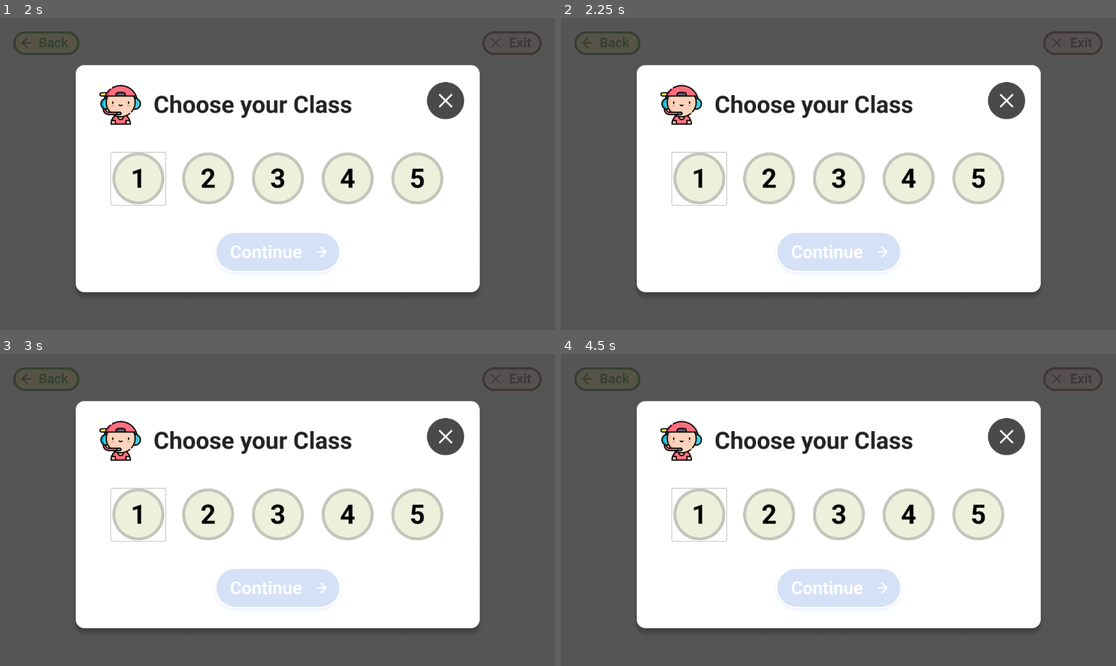
Above: before the commit, frames 1-4 (two rows, left to right).
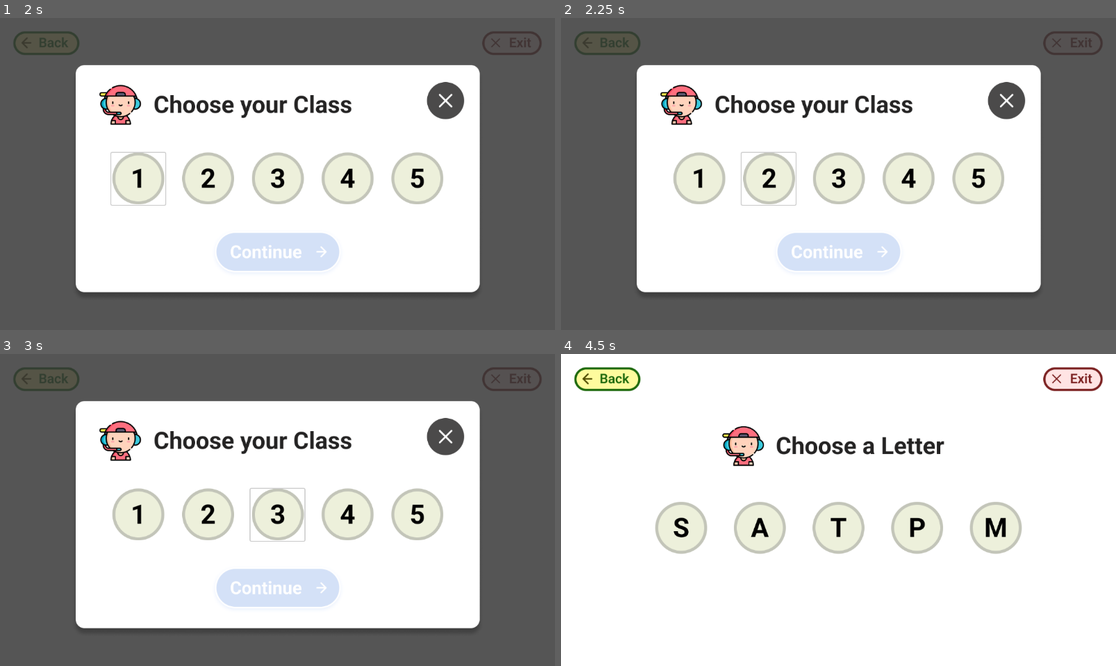
Above: after the commit, the same moments.

Repository: infernodragon456/ICCSR-Game-for-RaspberryPI
Game: Godot game, scene res://scenes/choose_class.tscn
Two runs of this game, one before a commit and one after it. Both use one fixed random seed, a clock stepped at 60 frames per second and the inputs below. This scene is started directly instead of the project's main scene.
Inputs (mouse positions are in pixels of both pictures, inside the frame that each line leads up to):
- Up to frame 1 (2 s): click (138, 180) at 0.52 s; click (138, 180) at 1.27 s
- Up to frame 2 (2.25 s): click (766, 180) at 2.02 s
- Up to frame 3 (3 s): click (277, 516) at 2.77 s
- Up to frame 4 (4.5 s): click (910, 516) at 3.52 s; click (977, 516) at 4.27 s

Frame 1 is identical in both runs. In frame 2, 0.2% of the frame differs, in the area x 19-43%, y 42-61%; in frame 3, 0.2%; in frame 4, 60%, in the area x 0-100%, y 0-100%.

Commit message:
add choose_class and choose_letter screen

Diff:
--- a/scenes/choose_class.tscn
+++ b/scenes/choose_class.tscn
@@ -1,14 +1,34 @@
-[gd_scene load_steps=6 format=3 uid="uid://b0g3g4edj5nu"]
+[gd_scene load_steps=16 format=3 uid="uid://b0g3g4edj5nu"]
 
 [ext_resource type="Texture2D" uid="uid://ciyppxt5i538g" path="res://assets/choose_class_bg.png" id="1_3je1o"]
 [ext_resource type="PackedScene" uid="uid://dtweebu273d0h" path="res://scenes/class_button.tscn" id="2_nmw5g"]
+[ext_resource type="Texture2D" uid="uid://cgvip0r3moqv7" path="res://assets/1.png" id="3_y544i"]
+[ext_resource type="Texture2D" uid="uid://cjst1fynowpc2" path="res://assets/2.png" id="4_166yh"]
+[ext_resource type="Texture2D" uid="uid://b446ylt7ig4wa" path="res://assets/3.png" id="5_0g7jj"]
+[ext_resource type="Texture2D" uid="uid://brbjmlo0gta5h" path="res://assets/4.png" id="6_m3xh3"]
+[ext_resource type="Texture2D" uid="uid://b0r30a16uhmyb" path="res://assets/5.png" id="7_e0gif"]
 
 [sub_resource type="StyleBoxTexture" id="StyleBoxTexture_7uvk5"]
 texture = ExtResource("1_3je1o")
 
 [sub_resource type="StyleBoxEmpty" id="StyleBoxEmpty_cr6xk"]
 
+[sub_resource type="StyleBoxTexture" id="StyleBoxTexture_uqe4r"]
+texture = ExtResource("3_y544i")
+
 [sub_resource type="StyleBoxEmpty" id="StyleBoxEmpty_541mk"]
+
+[sub_resource type="StyleBoxTexture" id="StyleBoxTexture_iqocf"]
+texture = ExtResource("4_166yh")
+
+[sub_resource type="StyleBoxTexture" id="StyleBoxTexture_q0r1b"]
+texture = ExtResource("5_0g7jj")
+
+[sub_resource type="StyleBoxTexture" id="StyleBoxTexture_q6vw1"]
+texture = ExtResource("6_m3xh3")
+
+[sub_resource type="StyleBoxTexture" id="StyleBoxTexture_3364m"]
+texture = ExtResource("7_e0gif")
 
 [node name="ChooseClass" type="Control"]
 layout_mode = 3
@@ -27,11 +47,67 @@
 grow_vertical = 2
 theme_override_styles/panel = SubResource("StyleBoxTexture_7uvk5")
 
-[node name="Button" parent="." instance=ExtResource("2_nmw5g")]
+[node name="Button1" parent="." instance=ExtResource("2_nmw5g")]
 layout_mode = 0
-offset_left = 231.0
-offset_top = 280.0
-offset_right = 343.0
-offset_bottom = 388.0
+anchor_left = 0.200521
+anchor_top = 0.432099
+anchor_right = 0.297743
+anchor_bottom = 0.598765
+offset_right = 0.0
+offset_bottom = 0.0
 theme_override_styles/hover = SubResource("StyleBoxEmpty_cr6xk")
+theme_override_styles/pressed = SubResource("StyleBoxTexture_uqe4r")
 theme_override_styles/normal = SubResource("StyleBoxEmpty_541mk")
+metadata/_edit_use_anchors_ = true
+
+[node name="Button2" parent="." instance=ExtResource("2_nmw5g")]
+layout_mode = 0
+anchor_left = 0.325521
+anchor_top = 0.432099
+anchor_right = 0.422743
+anchor_bottom = 0.598765
+offset_right = 0.0
+offset_bottom = 0.0
+theme_override_styles/hover = SubResource("StyleBoxEmpty_cr6xk")
+theme_override_styles/pressed = SubResource("StyleBoxTexture_iqocf")
+theme_override_styles/normal = SubResource("StyleBoxEmpty_541mk")
+metadata/_edit_use_anchors_ = true
+
+[node name="Button3" parent="." instance=ExtResource("2_nmw5g")]
+layout_mode = 0
+anchor_left = 0.451389
+anchor_top = 0.432099
+anchor_right = 0.548611
+anchor_bottom = 0.598765
+offset_right = 0.0
+offset_bottom = 0.0
+theme_override_styles/hover = SubResource("StyleBoxEmpty_cr6xk")
+theme_override_styles/pressed = SubResource("StyleBoxTexture_q0r1b")
+theme_override_styles/normal = SubResource("StyleBoxEmpty_541mk")
+metadata/_edit_use_anchors_ = true
+
+[node name="Button4" parent="." instance=ExtResource("2_nmw5g")]
+layout_mode = 0
+anchor_left = 0.578993
+anchor_top = 0.432099
+anchor_right = 0.676215
+anchor_bottom = 0.598765
+offset_right = 0.0
+offset_bottom = 0.0
+theme_override_styles/hover = SubResource("StyleBoxEmpty_cr6xk")
+theme_override_styles/pressed = SubResource("StyleBoxTexture_q6vw1")
+theme_override_styles/normal = SubResource("StyleBoxEmpty_541mk")
+metadata/_edit_use_anchors_ = true
+
+[node name="Button5" parent="." instance=ExtResource("2_nmw5g")]
+layout_mode = 0
+anchor_left = 0.704861
+anchor_top = 0.432099
+anchor_right = 0.802083
+anchor_bottom = 0.598765
+offset_right = 0.0
+offset_bottom = 0.0
+theme_override_styles/hover = SubResource("StyleBoxEmpty_cr6xk")
+theme_override_styles/pressed = SubResource("StyleBoxTexture_3364m")
+theme_override_styles/normal = SubResource("StyleBoxEmpty_541mk")
+metadata/_edit_use_anchors_ = true
--- /dev/null
+++ b/scenes/choose_letter.tscn
@@ -0,0 +1,23 @@
+[gd_scene load_steps=3 format=3 uid="uid://d1x8janxb5a7v"]
+
+[ext_resource type="Texture2D" uid="uid://dcbyfar05p1af" path="res://assets/choose_letter_bg.png" id="1_gvjpb"]
+
+[sub_resource type="StyleBoxTexture" id="StyleBoxTexture_p68ad"]
+texture = ExtResource("1_gvjpb")
+
+[node name="ChooseLetter" type="Control"]
+layout_mode = 3
+anchors_preset = 15
+anchor_right = 1.0
+anchor_bottom = 1.0
+grow_horizontal = 2
+grow_vertical = 2
+
+[node name="Panel" type="Panel" parent="."]
+layout_mode = 1
+anchors_preset = 15
+anchor_right = 1.0
+anchor_bottom = 1.0
+grow_horizontal = 2
+grow_vertical = 2
+theme_override_styles/panel = SubResource("StyleBoxTexture_p68ad")
--- a/scenes/class_button.tscn
+++ b/scenes/class_button.tscn
@@ -1,4 +1,6 @@
-[gd_scene load_steps=3 format=3 uid="uid://dtweebu273d0h"]
+[gd_scene load_steps=4 format=3 uid="uid://dtweebu273d0h"]
+
+[ext_resource type="Script" path="res://scripts/class_button.gd" id="1_q1t00"]
 
 [sub_resource type="StyleBoxEmpty" id="StyleBoxEmpty_4lxs6"]
 
@@ -9,3 +11,6 @@
 offset_bottom = 8.0
 theme_override_styles/hover = SubResource("StyleBoxEmpty_4lxs6")
 theme_override_styles/normal = SubResource("StyleBoxEmpty_axhjm")
+script = ExtResource("1_q1t00")
+
+[connection signal="pressed" from="." to="." method="_on_pressed"]
--- /dev/null
+++ b/scripts/class_button.gd
@@ -0,0 +1,28 @@
+extends Button
+
+
+# Called when the node enters the scene tree for the first time.
+func _ready() -> void:
+	pass # Replace with function body.
+
+
+# Called every frame. 'delta' is the elapsed time since the previous frame.
+func _process(delta: float) -> void:
+	pass
+
+
+func _on_pressed() -> void:
+	match name:
+		"Button1":
+			print("Button1 was pressed")
+		"Button2":
+			print("Button2 was pressed")
+		"Button3":
+			print("Button3 was pressed")
+		"Button4":
+			print("Button4 was pressed")
+		"Button5":
+			print("Button5 was pressed")
+			get_tree().change_scene_to_file("res://scenes/choose_letter.tscn")
+		_:
+			print("Unknown button pressed: ", name)
Binary file added: assets/1.png
Not shown, added: assets/1.png.import
Binary file added: assets/2.png
Not shown, added: assets/2.png.import
Binary file added: assets/3.png
Not shown, added: assets/3.png.import
Binary file added: assets/4.png
Not shown, added: assets/4.png.import
Binary file added: assets/5.png
Not shown, added: assets/5.png.import
Binary file added: assets/choose_letter_bg.png
Not shown, added: assets/choose_letter_bg.png.import
